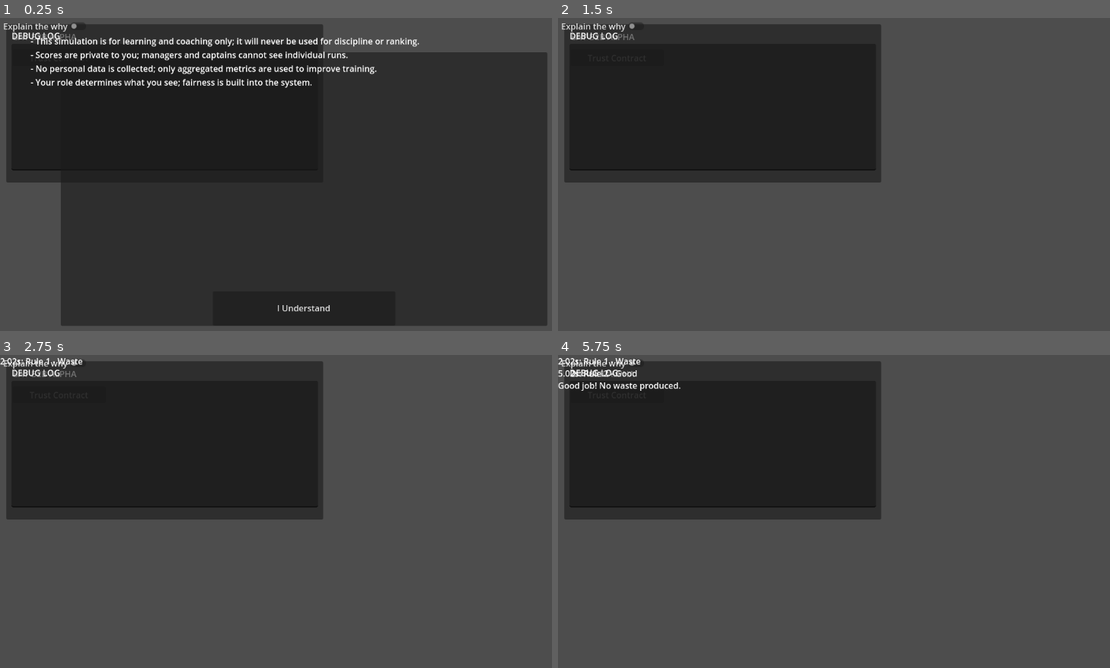
Above: before the commit, frames 1-4 (two rows, left to right).
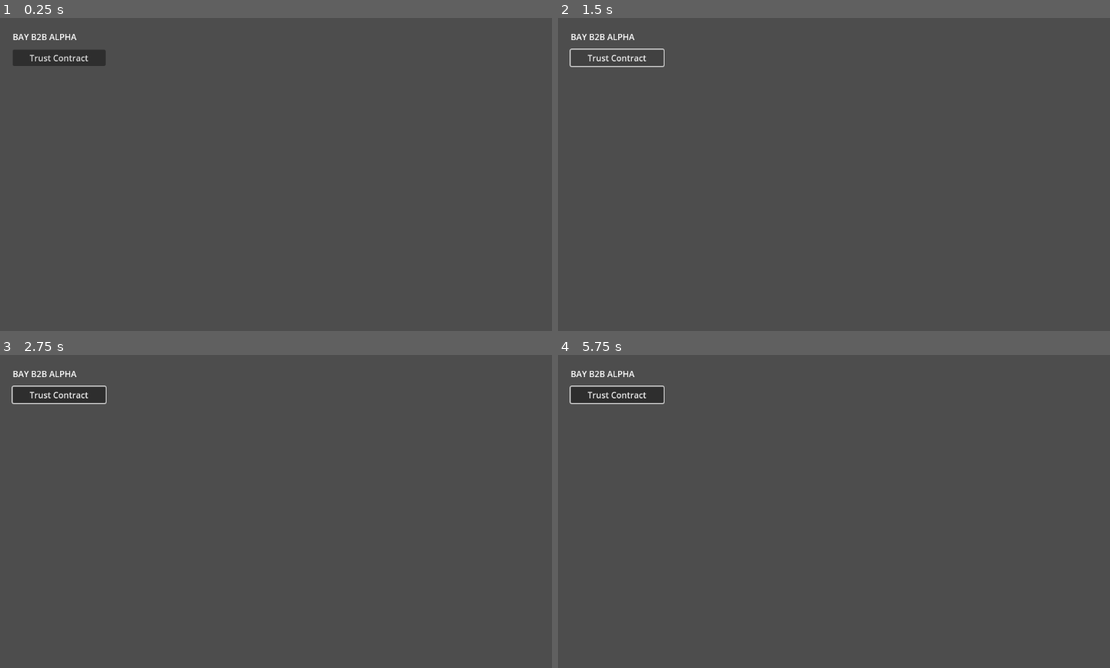
Above: after the commit, the same moments.

Repository: donotworryitisme-boop/wots-alpha
Game: Godot game, scene res://scenes/Main.tscn
The game is run twice, just before and just after one commit, with the same random seed, the same clock (stepped at 60 frames per second) and the same inputs.
Inputs (mouse positions are in pixels of both pictures, inside the frame that each line leads up to):
- Up to frame 1 (0.25 s): no input
- Up to frame 2 (1.5 s): click (861, 309) at 0.5 s, where only the run before the commit has a clickable "I Understand"; click "Trust Contract" at 1.25 s
- Up to frame 3 (2.75 s): click (44, 364) at 2 s, where only the run before the commit has a clickable "Explain the why"
- Up to frame 4 (5.75 s): click "Trust Contract" at 2.75 s; click (602, 364) at 3.5 s, where only the run before the commit has a clickable "Explain the why"; click "Trust Contract" at 4.25 s; click (602, 364) at 5 s, where only the run before the commit has a clickable "Explain the why"

The runs differ from the first frame. In frame 1, 85% of the frame differs, in the area x 0-100%, y 1-99%; in frame 2, 29%; in frame 3, 28%; in frame 4, 28%.
Error after the commit: Parse Error: Cannot assign a new value to a constant. (res://scenes/Main.gd:42)

Commit message:
BAY-ALPHA-FIXING-NOW

Diff:
--- a/scenes/Main.gd
+++ b/scenes/Main.gd
@@ -1,55 +1,83 @@
 extends Control
 
-const DEBUG_OVERLAY_SCENE: PackedScene = preload("res://debug/DebugOverlay.tscn")
-const SessionManagerClass               = preload("res://core/session/SessionManager.gd")
-const FeedbackLayerScene: PackedScene   = preload("res://ui/FeedbackLayer.tscn")
-const TrustContractScene: PackedScene   = preload("res://ui/TrustContract.tscn")
+const DEBUG_OVERLAY_SCENE: PackedScene   = preload("res://debug/DebugOverlay.tscn")
+const SessionManagerClass                = preload("res://core/session/SessionManager.gd")
+const FeedbackLayerScene: PackedScene    = preload("res://ui/FeedbackLayer.tscn")
 
 var session_manager: SessionManager
 var feedback_layer: FeedbackLayer
 
 func _ready() -> void:
-	# Load debug overlay only in debug builds
+	# Debug overlay (only in debug builds)
 	if OS.is_debug_build():
 		var overlay = DEBUG_OVERLAY_SCENE.instantiate()
 		add_child(overlay)
 
-	# Create session manager
+	# Create the session manager
 	session_manager = SessionManagerClass.new()
 	add_child(session_manager)
 
-	# Create feedback layer and assign it to the session manager
+	# Create the feedback layer and assign it
 	feedback_layer = FeedbackLayerScene.instantiate()
 	add_child(feedback_layer)
 	session_manager.feedback_layer = feedback_layer
 
-	# Show trust contract on first launch or start the session directly
+	# Show Trust Contract if not yet accepted
 	show_trust_contract_if_needed()
 
 func show_trust_contract_if_needed() -> void:
 	var path := "user://trust_contract_seen.dat"
 	if FileAccess.file_exists(path):
-		# Already accepted; start the session
+		# Already accepted: start session immediately
 		start_training_session()
 	else:
 		show_trust_contract()
 
 func show_trust_contract() -> void:
-	# Instantiate the Trust Contract overlay and connect its signal
-	var contract := TrustContractScene.instantiate()
-	add_child(contract)
-	if contract.has_signal("accepted"):
-		contract.connect("accepted", Callable(self, "_on_trust_contract_accepted"))
-	contract.visible = true
+	# Create a modal popup panel with the contract text
+	var popup := PopupPanel.new()
+	popup.name = "TrustContractPopup"
+	popup.anchor_right = 1.0
+	popup.anchor_bottom = 1.0
+	popup.popup_centered_ratio = 0.8  # Makes the popup fill most of the screen
 
-func _on_trust_contract_accepted() -> void:
-	# User accepted the contract; start the session
+	# Add the explanatory text
+	var label := Label.new()
+	label.autowrap = true
+	label.text = "- This simulation is for learning and coaching only; it will never be used for discipline or ranking.\n- Scores are private to you; managers and captains cannot see individual runs.\n- No personal data is collected; only aggregated metrics are used to improve training.\n- Your role determines what you see; fairness is built into the system."
+	label.anchor_left = 0.05
+	label.anchor_top = 0.05
+	label.anchor_right = 0.95
+	label.anchor_bottom = 0.75
+	popup.add_child(label)
+
+	# Add the acceptance button
+	var button := Button.new()
+	button.text = "I Understand"
+	button.anchor_left = 0.35
+	button.anchor_top = 0.8
+	button.anchor_right = 0.65
+	button.anchor_bottom = 0.9
+	popup.add_child(button)
+	button.connect("pressed", Callable(self, "_on_trust_contract_button_pressed"), [popup])
+
+	# Add the popup to the scene and show it
+	add_child(popup)
+	popup.popup_centered()
+
+func _on_trust_contract_button_pressed(popup: PopupPanel) -> void:
+	# Persist acceptance so the contract isn’t shown again
+	var file := FileAccess.open("user://trust_contract_seen.dat", FileAccess.WRITE)
+	file.store_string("1")
+	file.close()
+	# Remove the popup
+	popup.queue_free()
+	# Start the training session
 	start_training_session()
 
 func start_training_session() -> void:
-	# Begin the training session
 	session_manager.start_session()
 
-# Method exposed to show the contract again from the UI
+# Exposed method to reopen the Trust Contract from BayUI
 func show_trust_contract_again() -> void:
 	show_trust_contract()
Not shown: 1 places in ui/TrustContract.tscn that only renumber resources
